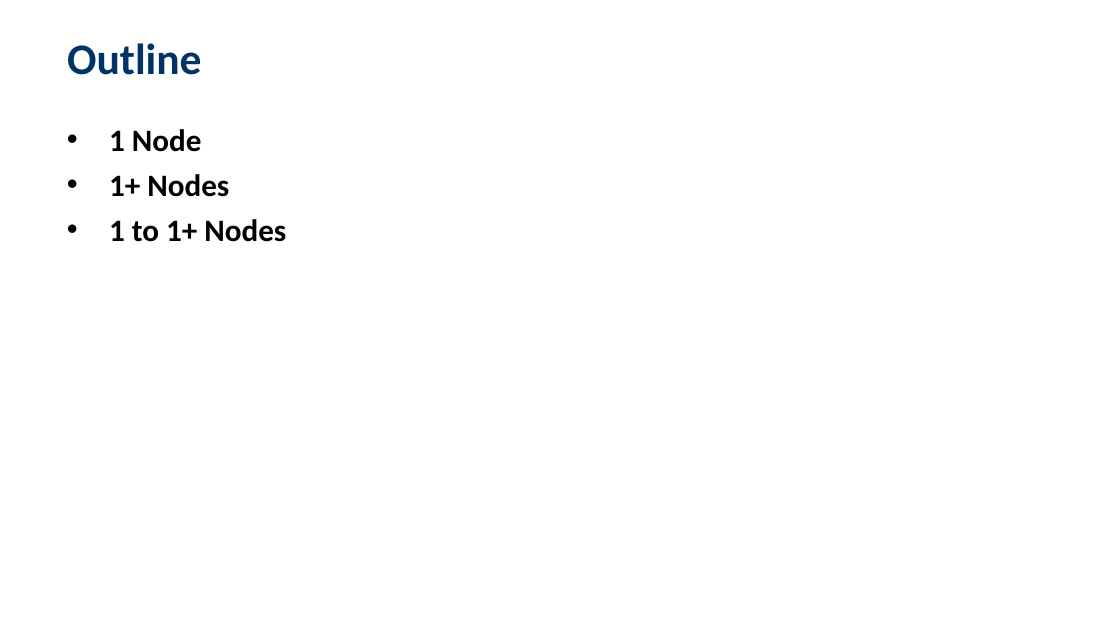
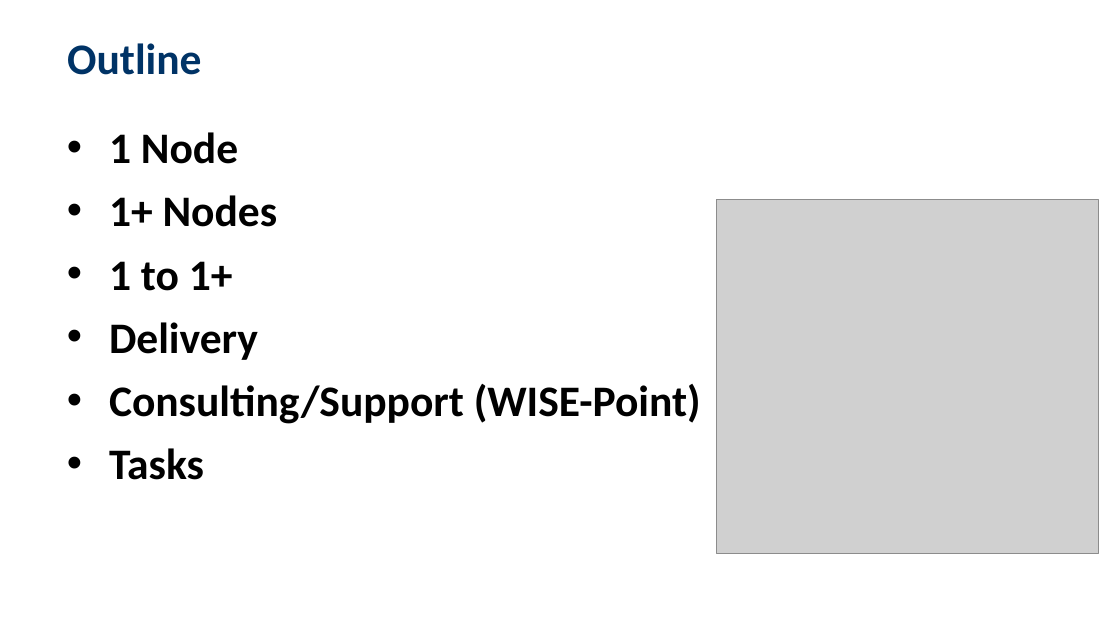
Before and after one commit to TsubasaEX/Tracks, a slide deck: slide 2 of ppt/Plan_For_DSS.ppt. Drawn at 1120x630 pixels with LibreOffice and Linux fonts; fonts in the diff are those of the drawing; grey boxes stand for pictures; background and template pictures are left out. Boxes give left, top, right and bottom in pixels: in the first picture for what was removed or moved away, otherwise in the second. Text is boxed around its words. In the diff, an @@ line names an element or a change of style, - is before the commit and + after.

```diff
--- a/ppt/Plan_For_DSS.ppt
+++ b/ppt/Plan_For_DSS.ppt
@@ text at (109,132,278,227): size 20 to 28 pt in "1 Node", "1+ Nodes"; more space between paragraphs @@
@@ picture added at (717,199,1099,553) @@
@@ text at (109,261,701,480): text changed; size 20 to 28 pt @@
-• 1 to 1+ Nodes
+• 1 to 1+
+• Delivery
+• Consulting/Support (WISE-Point)
+• Tasks
```
Also in this commit, not shown: 5 other slides changed, 3 slides added, 2 other files.
